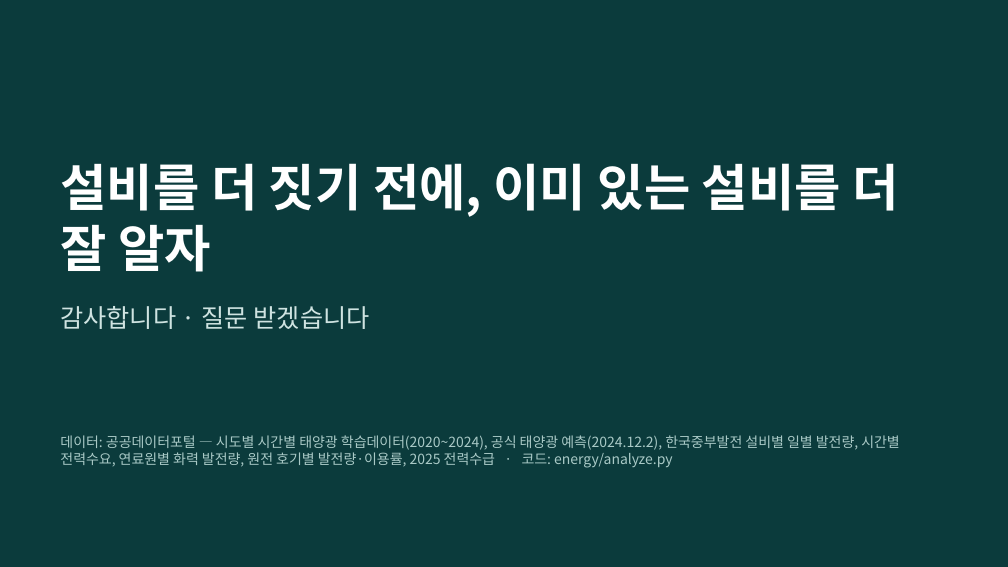
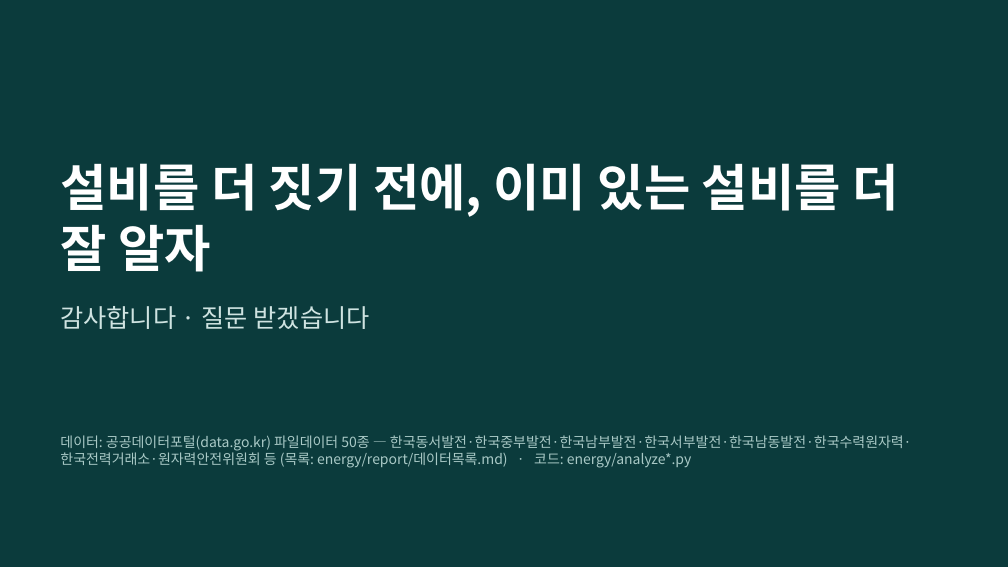
Before and after one commit to junseok7-cpu/hello, a slide deck: slide 24 of energy/report/발표자료.pptx. Drawn at 1008x567 pixels with LibreOffice and Linux fonts; fonts in the diff are those of the drawing. Boxes give left, top, right and bottom in pixels: in the first picture for what was removed or moved away, otherwise in the second. Text is boxed around its words. In the diff, an @@ line names an element or a change of style, - is before the commit and + after.

```diff
--- a/energy/report/발표자료.pptx
+++ b/energy/report/발표자료.pptx
@@ text at box(60, 435, 912, 468): text changed @@
-데이터: 공공데이터포털 — 시도별 시간별 태양광 학습데이터(2020~2024), 공식 태양광 예측(2024.12.2), 한국중부발전 설비별 일별 발전량, 시간별 전력수요, 연료원별 화력 발전량, 원전 호기별 발전량·이용률, 2025 전력수급 · 코드: energy/analyze.py
+데이터: 공공데이터포털(data.go.kr) 파일데이터 50종 — 한국동서발전·한국중부발전·한국남부발전·한국서부발전·한국남동발전·한국수력원자력·한국전력거래소·원자력안전위원회 등 (목록: energy/report/데이터목록.md) · 코드: energy/analyze*.py
```
Also in this commit, not shown: 1 other slide changed, 4 other files.
